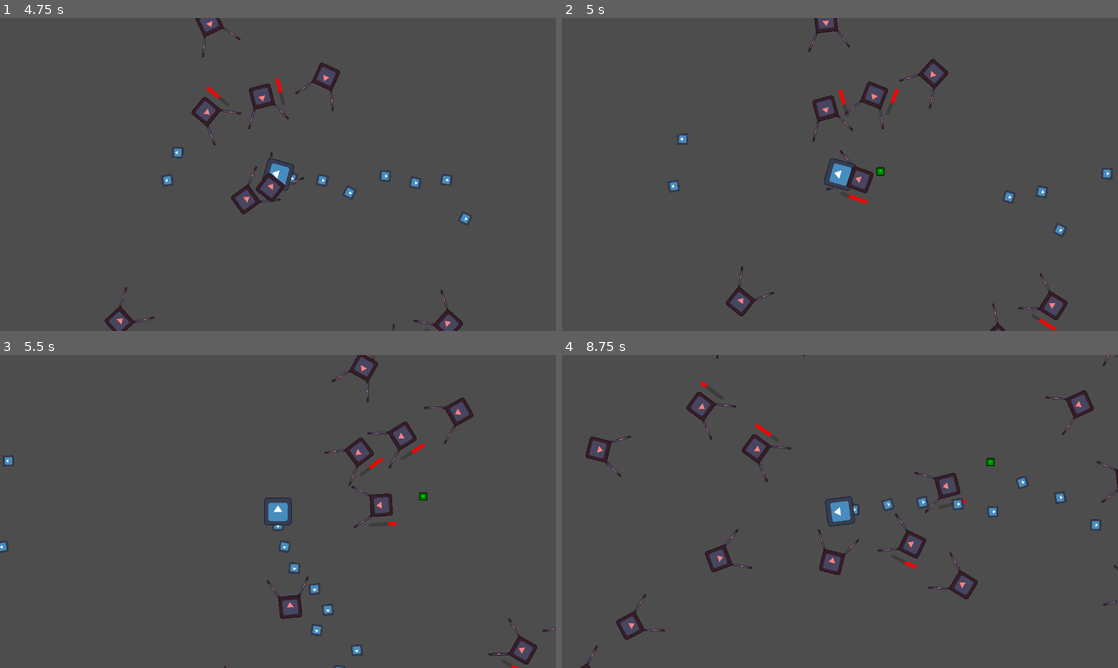
Above: before the commit, frames 1-4 (two rows, left to right).
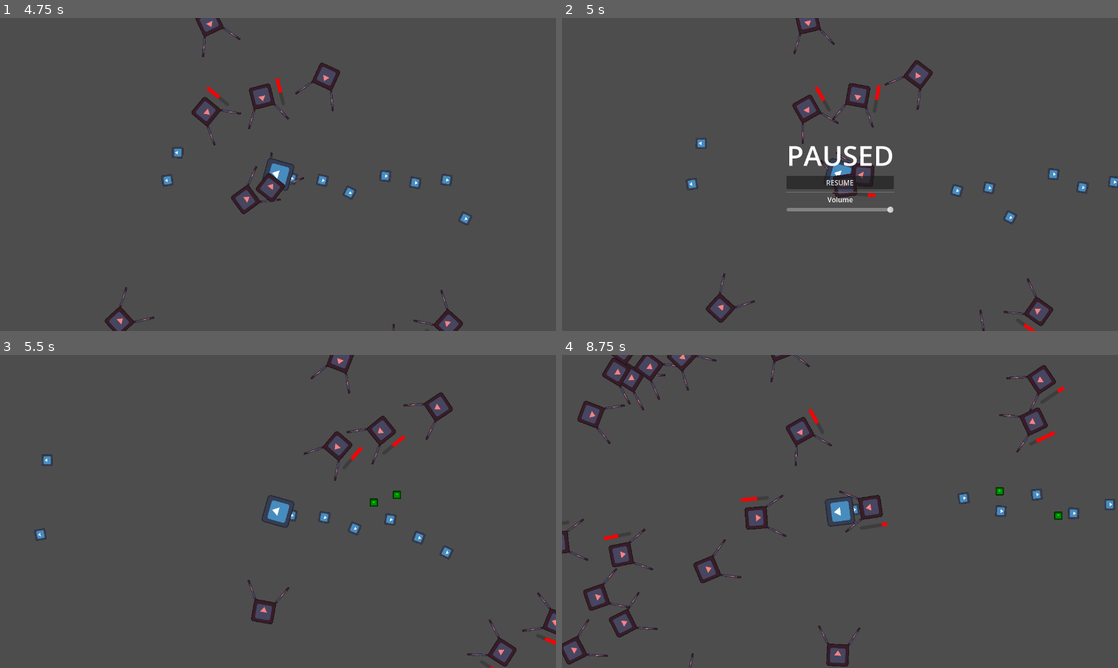
Above: after the commit, the same moments.

Repository: ZenithStar/ggj2024
Game: Godot game, scene res://levels/uipanels/title.tscn
Two runs of this game, one before a commit and one after it. Both use one fixed random seed, a clock stepped at 60 frames per second and the inputs below. The engine's default icon, where the game draws it, is replaced by a stand-in: a white triangle on a blue panel in a dark square.
Inputs (mouse positions are in pixels of both pictures, inside the frame that each line leads up to):
- Up to frame 1 (4.75 s): click "New Game" at 0.5 s; move the mouse to (400, 158) at 1.27 s; hold D (right) 1.28-2 s; click (400, 158) at 1.42 s; drag from (166, 190) to (528, 115) at 2.02 s; move the mouse to (333, 105) at 2.77 s; hold D (right) 2.78-3.5 s; click (333, 105) at 2.92 s; drag from (250, 237) to (417, 74) at 3.52 s; move the mouse to (444, 221) at 4.27 s; hold A (left) from 4.28 s (still down); click (444, 221) at 4.42 s
- Up to frame 2 (5 s): keep holding A (left); tap Escape (toggle_pause, bound only after the commit) at 4.9 s
- Up to frame 3 (5.5 s): release A (left) at 5 s; click (278, 520) at 5 s, where only the run after the commit has a clickable "RESUME"
- Up to frame 4 (8.75 s): drag from (673, 464) to (901, 621) at 5.77 s; move the mouse to (867, 511) at 6.52 s; hold S (down) 6.53-7.25 s; click (867, 511) at 6.67 s; drag from (756, 433) to (1023, 530) at 7.27 s; move the mouse to (962, 495) at 8.02 s; hold W (up) from 8.03 s (still down); click (962, 495) at 8.17 s

Frame 1 is identical in both runs. In frame 2, 4.8% of the frame differs, in the area x 19-100%, y 0-100%; in frame 3, 3.7%; in frame 4, 6.2%, in the area x 0-100%, y 0-100%.

Commit message:
Add pause menu

Diff:
--- a/levels/survivors_level.tscn
+++ b/levels/survivors_level.tscn
@@ -1,7 +1,10 @@
-[gd_scene load_steps=2 format=3 uid="uid://11cfst55tgg4"]
+[gd_scene load_steps=3 format=3 uid="uid://11cfst55tgg4"]
 
 [ext_resource type="PackedScene" uid="uid://ya4oi5o5wcld" path="res://prefabs/player.tscn" id="1_0h4wr"]
+[ext_resource type="PackedScene" uid="uid://c1ytgs7iese5" path="res://levels/uipanels/pause_menu.tscn" id="1_pu2xq"]
 
 [node name="SurvivorsLevel" type="Node2D"]
 
+[node name="PauseMenuOverlay" parent="." instance=ExtResource("1_pu2xq")]
+
 [node name="Player" parent="." instance=ExtResource("1_0h4wr")]
--- /dev/null
+++ b/levels/uipanels/pause_menu.tscn
@@ -0,0 +1,59 @@
+[gd_scene load_steps=2 format=3 uid="uid://c1ytgs7iese5"]
+
+[ext_resource type="Script" path="res://scripts/pause_menu.gd" id="1_pllta"]
+
+[node name="PauseMenuOverlay" type="CanvasLayer"]
+process_mode = 3
+layer = 110
+visible = false
+script = ExtResource("1_pllta")
+
+[node name="PauseMenu" type="Control" parent="."]
+process_mode = 2
+layout_mode = 3
+anchors_preset = 15
+anchor_right = 1.0
+anchor_bottom = 1.0
+grow_horizontal = 2
+grow_vertical = 2
+
+[node name="VBoxContainer" type="VBoxContainer" parent="PauseMenu"]
+layout_mode = 1
+anchors_preset = 8
+anchor_left = 0.5
+anchor_top = 0.5
+anchor_right = 0.5
+anchor_bottom = 0.5
+offset_left = -36.0
+offset_top = -29.0
+offset_right = 36.0
+offset_bottom = 29.0
+grow_horizontal = 2
+grow_vertical = 2
+
+[node name="Label" type="Label" parent="PauseMenu/VBoxContainer"]
+layout_mode = 2
+theme_override_font_sizes/font_size = 64
+text = "PAUSED"
+horizontal_alignment = 1
+
+[node name="Button" type="Button" parent="PauseMenu/VBoxContainer"]
+layout_mode = 2
+text = "RESUME"
+
+[node name="HSeparator" type="HSeparator" parent="PauseMenu/VBoxContainer"]
+layout_mode = 2
+
+[node name="Label2" type="Label" parent="PauseMenu/VBoxContainer"]
+layout_mode = 2
+text = "Volume"
+horizontal_alignment = 1
+vertical_alignment = 1
+
+[node name="Volume" type="HSlider" parent="PauseMenu/VBoxContainer"]
+layout_mode = 2
+max_value = 30.0
+value = 30.0
+
+[connection signal="pressed" from="PauseMenu/VBoxContainer/Button" to="." method="_on_button_pressed"]
+[connection signal="value_changed" from="PauseMenu/VBoxContainer/Volume" to="." method="_on_volume_value_changed"]
--- a/project.godot
+++ b/project.godot
@@ -27,7 +27,7 @@
 
 [input]
 
-pause={
+toggle_pause={
 "deadzone": 0.5,
 "events": [Object(InputEventKey,"resource_local_to_scene":false,"resource_name":"","device":-1,"window_id":0,"alt_press …(182 unchanged characters)…
 , Object(InputEventJoypadButton,"resource_local_to_scene":false,"resource_name":"","device":-1,"button_index":6,"pressure":0.0,"pressed":true,"script":null)
--- a/scripts/ExperienceDrop.gd
+++ b/scripts/ExperienceDrop.gd
@@ -6,5 +6,7 @@
 	get_parent().body_entered.connect(on_body_entered)
 
 func on_body_entered(body):
-	# apply exp to character
-	get_parent().queue_free()
+	var exp_component = body.find_child("Experience")
+	if exp_component:
+		exp_component.total_exp += exp_value
+		get_parent().queue_free()
--- /dev/null
+++ b/scripts/pause_menu.gd
@@ -0,0 +1,36 @@
+extends CanvasLayer
+
+signal paused(bool)
+func _ready():
+	unpause()
+
+func pause():
+	visible = true
+	get_tree().paused = true
+	Input.mouse_mode = Input.MOUSE_MODE_VISIBLE
+	paused.emit(true)
+
+func unpause():
+	visible = false
+	get_tree().paused = false
+	Input.mouse_mode = Input.MOUSE_MODE_CONFINED
+	paused.emit(false)
+
+func _unhandled_input(event):
+	if event.is_action("toggle_pause"):
+		if event.is_pressed():
+			if get_tree().paused:
+				unpause()
+			else:
+				pause()
+
+func _on_button_pressed():
+	unpause()
+
+func _on_volume_value_changed(value):
+	var bus = AudioServer.get_bus_index("Master")
+	AudioServer.set_bus_volume_db(bus, value-30.0 )
+	if value <= 0:
+		AudioServer.set_bus_mute(bus, true)
+	else:
+		AudioServer.set_bus_mute(bus, false)
